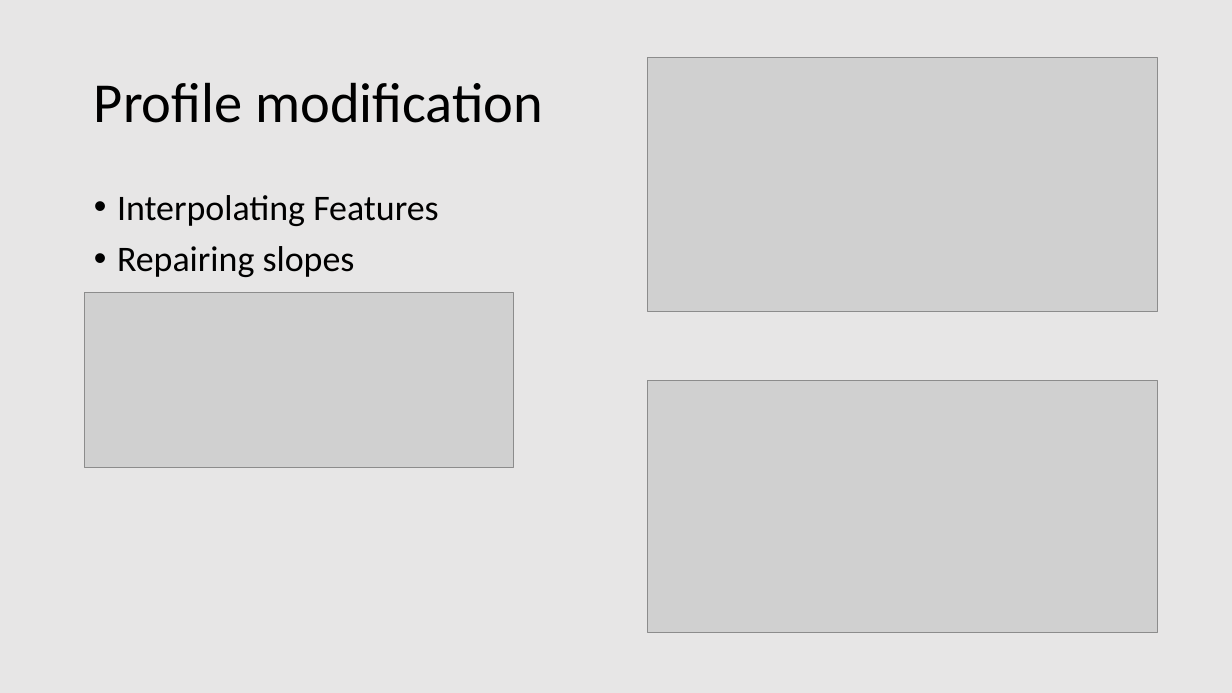
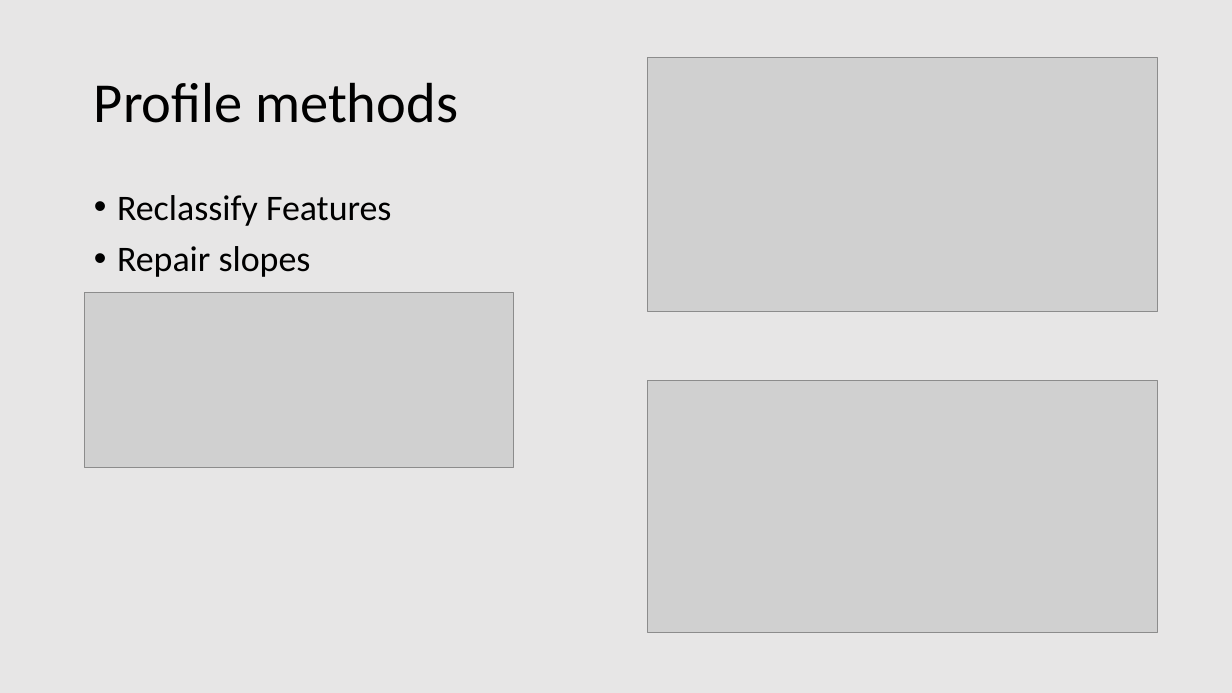
Before and after one commit to rsjones94/presentation-materials, a slide deck: slide 11 of TNAWRA_4-10-2019/jones_randall_pyfluv.pptx. Drawn at 1232x693 pixels with LibreOffice and Linux fonts; fonts in the diff are those of the drawing; grey boxes stand for pictures. Boxes give left, top, right and bottom in pixels: in the first picture for what was removed or moved away, otherwise in the second. Text is boxed around its words. In the diff, an @@ line names an element or a change of style, - is before the commit and + after.

```diff
--- a/TNAWRA_4-10-2019/jones_randall_pyfluv.pptx
+++ b/TNAWRA_4-10-2019/jones_randall_pyfluv.pptx
@@ title at (x1=94, y1=82, x2=458, y2=123): text changed @@
-Profile modification
+Profile methods
@@ text at (x1=117, y1=195, x2=391, y2=277): text changed @@
-• Interpolating Features
-• Repairing slopes
+• Reclassify Features
+• Repair slopes
```
Also in this commit, not shown: 5 other slides changed.
